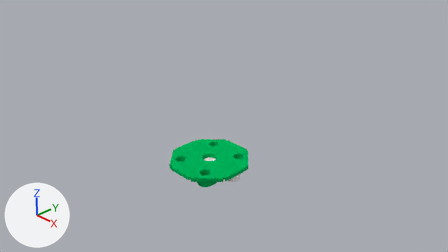
One commit to the Blender file draciel/draciel.blend: the scene before it, then after it.
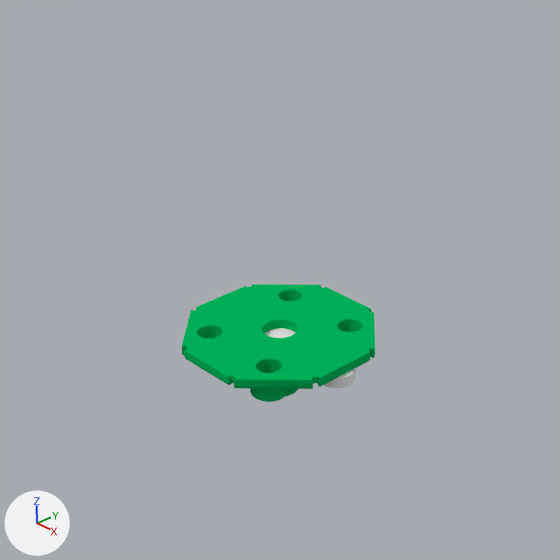
Each version is shown from the file's camera 'Camera', then close up on the part from 21% to 72% of the width and 9% to 100% of the height. Arrows for +X, +Y and +Z are at lower left; the lights stay in place.

Before the edit, the objects in view are built like this:
```python
me_circle_001 = bpy.data.meshes.new('Circle.001')
me_circle_001.from_pydata(...)  # 1951 vertices, 1457 faces; spans x -0.97..0.97, y -0.97..0.97, z -0.66..0.0
me_circle_001.polygons.foreach_set('use_smooth', [True] * 1457)
me_circle_001.materials.append(mat_basematerial)  # green #00b45a
me_cube_012 = bpy.data.meshes.new('Cube.012')
me_cube_012.from_pydata(...)  # 196 vertices, 100 faces; spans x -0.94..0.94, y -0.81..0.81, z -1.36..0.81
me_cube_015 = bpy.data.meshes.new('Cube.015')
me_cube_015.from_pydata(...)  # a box spanning x -0.8..0.8, y -0.8..0.8, z -0.8..0.8
me_cylinder = bpy.data.meshes.new('Cylinder')
me_cylinder.from_pydata(...)  # 722 vertices, 371 faces; spans x -0.95..0.95, y -0.95..0.95, z -0.4..-0.2
me_cylinder.polygons.foreach_set('use_smooth', [True] * 371)
me_cylinder.materials.append(mat_ironmat)  # grey #929292
ob_bradebase = bpy.data.objects.new('BradeBase', me_circle_001)
ob_bradebase.location = (0.0, 0.0, -0.4)
ob_bradebase.rotation_euler = (-0.000367, -0.000869, 0.391)  # degrees (0, 0, 22)
ob_cube = bpy.data.objects.new('Cube', me_cube_015)
ob_cube.location = (0.0, 0.0, -0.781)
ob_cube.scale = (1.26, 1.0, 0.223)
ob_cube.hide_viewport = True
ob_cube_004 = bpy.data.objects.new('Cube.004', me_cube_012)
ob_cube_004.location = (0.0, 0.0, -0.66)
ob_cube_004.scale = (1.0, 0.208, 0.205)
_m = ob_cube_004.modifiers.new('Boolean', 'BOOLEAN')
_m.object = ob_cube_000
_m.solver = 'FLOAT'
_m = ob_cube_004.modifiers.new('Boolean.001', 'BOOLEAN')
_m.object = ob_cube
_m.solver = 'FLOAT'
ob_weightdisk = bpy.data.objects.new('WeightDisk', me_cylinder)
ob_weightdisk.location = (0.0, 0.0, 0.0)
ob_weightdisk.hide_viewport = True
```
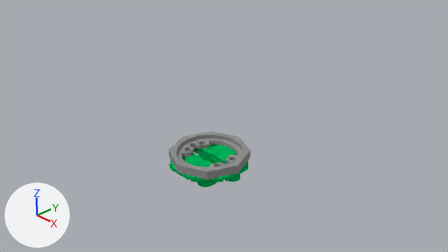
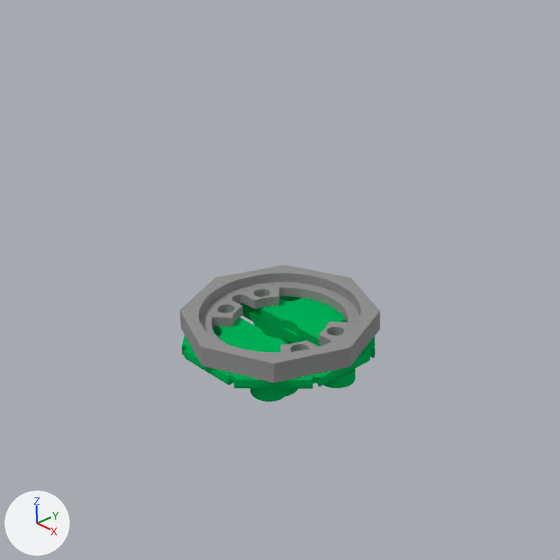
Commit message: add slit for metalball maged

ob_cube is not drawn itself; it is used by a modifier of ob_cube_004.

Pixel boxes (x1, y1, x2, y2) of what changed, in the close-ups (560 x 560 px):
'BradeBase', reshaped
    before: (182, 284, 375, 402)
    after: (182, 296, 375, 402)
'WeightDisk', shown
    after: (180, 265, 380, 383)
'Cube.004', deleted
    before: (265, 328, 355, 388)
part 1 of me_circle_001, built on (green)
    before: (218, 284, 374, 378)

The change in detail:
me_circle_001 is used by ob_bradebase; location (0.0, 0.0, -0.4); rotation (-0.000367, -0.000869, 0.391), in degrees (0, 0, 22).
me_circle_001 had 1951 vertices, 1457 faces and spanned x -0.97..0.97, y -0.97..0.97, z -0.66..0.0.
me_circle_001 now has 2399 vertices, 1761 faces and spans x -0.97..0.97, y -0.97..0.97, z -0.66..0.0.
me_circle_001 part 1: 22 vertices moved from x -0.95..0.56, y -0.23..0.14, z -0.1..0.0 to x -0.95..0.5, y -0.26..0.14, z -0.3..-0.1; 34 vertices removed from x -0.6..0.6, y -0.34..0.34, z -0.1..0.0; 471 vertices added at x -0.89..0.89, y -0.46..0.46, z -0.3..0.0.
Object 'Cube' (ob_cube) is deleted.
Object 'WeightDisk' (ob_weightdisk) is now shown.
Object 'Cube.004' (ob_cube_004) is deleted.
